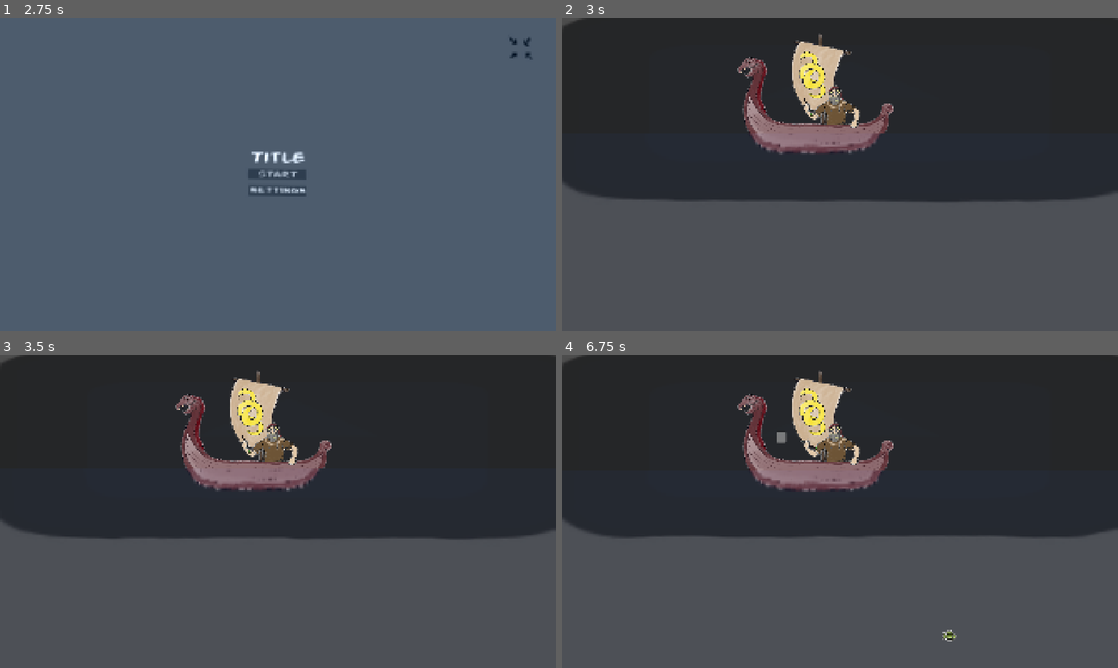
Above: before the commit, frames 1-4 (two rows, left to right).
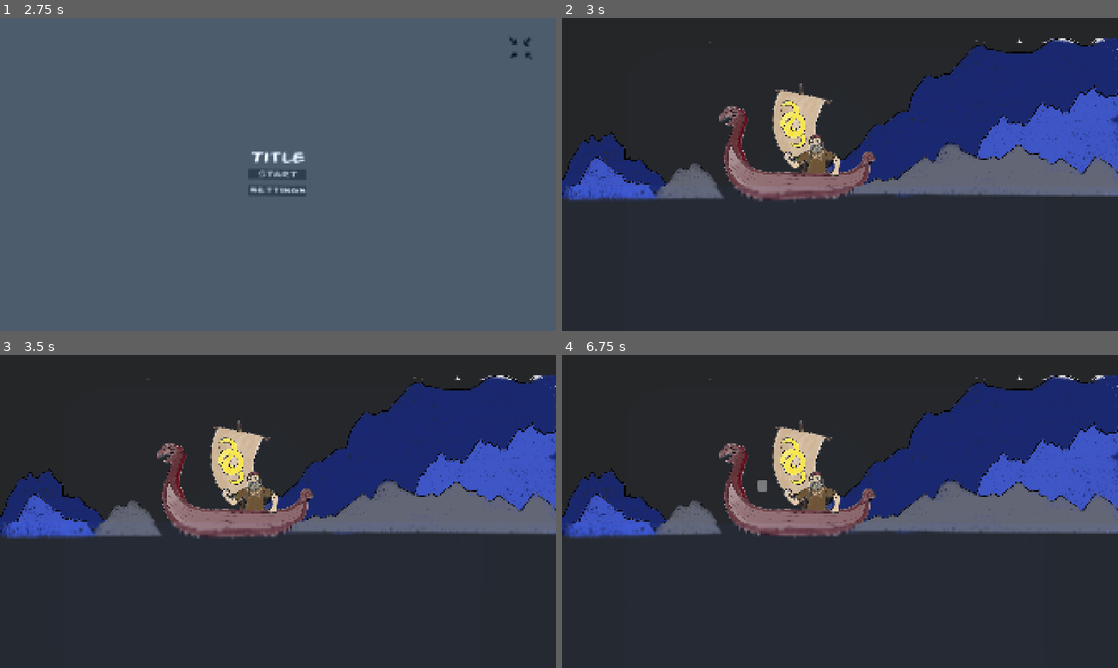
Above: after the commit, the same moments.

Repository: PARCISZEWSKI/fishinggwj
Game: Godot game, scene res://interface/main_menu.tscn
The game is run twice, just before and just after one commit, with the same random seed, the same clock (stepped at 60 frames per second) and the same inputs. The engine's default icon, where the game draws it, is replaced by a stand-in: a white triangle on a blue panel in a dark square.
Inputs (mouse positions are in pixels of both pictures, inside the frame that each line leads up to):
- Up to frame 1 (2.75 s): click "Settings" at 0.5 s; click "Back" at 1.25 s; click (522, 49) at 2 s
- Up to frame 2 (3 s): click "Start" at 2.75 s
- Up to frame 3 (3.5 s): no input
- Up to frame 4 (6.75 s): move the mouse to (962, 495) at 3.52 s; press the mouse at (962, 495) at 3.53 s; tap Enter at 4.25, 5.75 s; move the mouse to (728, 527) at 4.27 s; release the mouse at (728, 527) at 4.28 s; click (728, 527) at 4.35 s; tap Space at 5, 6.5 s; move the mouse to (895, 442) at 5.02 s; press the mouse at (895, 442) at 5.03 s; move the mouse to (812, 574) at 5.77 s; release the mouse at (812, 574) at 5.78 s; click (812, 574) at 5.85 s; move the mouse to (1006, 558) at 6.52 s; press the mouse at (1006, 558) at 6.53 s

Frame 1 is identical in both runs. In frame 2, 73% of the frame differs, in the area x 0-100%, y 0-100%; in frame 3, 73%; in frame 4, 73%.

Commit message:
Pause Menu uncommented and untested

Diff:
--- /dev/null
+++ b/interface/game_menu.gd
@@ -0,0 +1,41 @@
+extends CanvasLayer
+@onready var windowToggle: TextureButton = $TextureButton
+
+@export var mainMenu: PackedScene
+#References to audio bus indexes requiered for volume control
+@onready var masterBus: = AudioServer.get_bus_index("Master")
+@onready var sfxBus: = AudioServer.get_bus_index("Effects")
+@onready var musicBus: = AudioServer.get_bus_index("Music")
+# Called when the node enters the scene tree for the first time.
+func _ready() -> void:
+	if DisplayServer.window_get_mode() == DisplayServer.WINDOW_MODE_FULLSCREEN:
+		windowToggle.button_pressed = true
+
+# Called every frame. 'delta' is the elapsed time since the previous frame.
+func _process(delta: float) -> void:
+	if Input.is_action_just_pressed("escape"):
+		toggleMenu()
+
+func toggleMenu() -> void:
+	visible= not visible ## Flips visible status
+	get_tree().paused = not get_tree().paused #flips
+
+
+func _on_back_2_button_down() -> void:
+	get_tree().change_scene_to_packed(mainMenu)
+
+
+func _on_back_button_down() -> void:
+	toggleMenu()
+
+
+func _on_sfx_value_changed(value:float) -> void:
+	AudioServer.set_bus_volume_linear(sfxBus, value)
+
+
+func _on_music_value_changed(value:float) -> void:
+	AudioServer.set_bus_volume_linear(musicBus, value)
+
+
+func _on_master_value_changed(value:float) -> void:
+	AudioServer.set_bus_volume_linear(masterBus, value)
--- /dev/null
+++ b/interface/game_menu.tscn
@@ -0,0 +1,186 @@
+[gd_scene load_steps=13 format=3 uid="uid://dpkcayi0yivcl"]
+
+[ext_resource type="Script" uid="uid://dpei8mjm7j35r" path="res://interface/game_menu.gd" id="1_rvkir"]
+[ext_resource type="Texture2D" uid="uid://b48kcaieiyha" path="res://assets/fullscreen_icon.png" id="1_toyw5"]
+[ext_resource type="PackedScene" uid="uid://hijht0dsuvgo" path="res://interface/main_menu.tscn" id="2_jaloq"]
+[ext_resource type="Texture2D" uid="uid://cutltocyoo061" path="res://assets/Minimize_icon.png" id="2_rvkir"]
+[ext_resource type="Theme" uid="uid://cfkxwyulff85" path="res://assets/theme.tres" id="3_jaloq"]
+[ext_resource type="Shader" uid="uid://2jyk63bthwvy" path="res://assets/water_shader.gdshader" id="4_2q8wo"]
+[ext_resource type="Script" uid="uid://b1afqbou4mmu3" path="res://assets/water_shader.gd" id="5_7vy0k"]
+
+[sub_resource type="CanvasTexture" id="CanvasTexture_eb6dy"]
+
+[sub_resource type="FastNoiseLite" id="FastNoiseLite_i74xo"]
+
+[sub_resource type="NoiseTexture2D" id="NoiseTexture2D_g8y3y"]
+width = 100
+height = 100
+seamless = true
+noise = SubResource("FastNoiseLite_i74xo")
+
+[sub_resource type="ShaderMaterial" id="ShaderMaterial_trceg"]
+shader = ExtResource("4_2q8wo")
+shader_parameter/CAST_COLOR = Color(9.40054e-09, 0.0118882, 0.0363577, 0)
+shader_parameter/fast_noise = SubResource("NoiseTexture2D_g8y3y")
+shader_parameter/speed = Vector2(0.03, 0.07)
+shader_parameter/wave_strength = 2.0
+shader_parameter/scale_y = 100.0
+shader_parameter/y_zoom = 0.385543
+
+[sub_resource type="CanvasTexture" id="CanvasTexture_1elys"]
+
+[node name="gameMenu" type="CanvasLayer"]
+script = ExtResource("1_rvkir")
+mainMenu = ExtResource("2_jaloq")
+
+[node name="TextureRect" type="TextureRect" parent="."]
+modulate = Color(0.252028, 0.252028, 0.252028, 0.407843)
+offset_left = -66.0
+offset_top = -106.0
+offset_right = 2036.0
+offset_bottom = 1277.0
+texture = SubResource("CanvasTexture_eb6dy")
+
+[node name="TextureButton" type="TextureButton" parent="."]
+modulate = Color(4.09111e-07, 0.409504, 0.410161, 1)
+self_modulate = Color(0, 0.396861, 0.396861, 1)
+anchors_preset = 1
+anchor_left = 1.0
+anchor_right = 1.0
+offset_left = -166.0
+offset_top = 60.0
+offset_right = -15.9999
+offset_bottom = 210.0
+grow_horizontal = 0
+scale = Vector2(0.6, 0.6)
+toggle_mode = true
+texture_normal = ExtResource("1_toyw5")
+texture_pressed = ExtResource("2_rvkir")
+
+[node name="settings" type="VBoxContainer" parent="."]
+anchors_preset = 8
+anchor_left = 0.5
+anchor_top = 0.5
+anchor_right = 0.5
+anchor_bottom = 0.5
+offset_left = -161.0
+offset_top = -144.0
+offset_right = 162.0
+offset_bottom = 201.0
+grow_horizontal = 2
+grow_vertical = 2
+size_flags_horizontal = 4
+size_flags_vertical = 4
+theme = ExtResource("3_jaloq")
+metadata/_edit_group_ = true
+
+[node name="Label" type="Label" parent="settings"]
+layout_mode = 2
+size_flags_vertical = 3
+size_flags_stretch_ratio = 0.0
+theme_override_font_sizes/font_size = 46
+text = "Paused"
+horizontal_alignment = 1
+
+[node name="pillow1" type="Control" parent="settings"]
+layout_mode = 2
+size_flags_vertical = 3
+size_flags_stretch_ratio = 0.85
+
+[node name="Label4" type="Label" parent="settings"]
+layout_mode = 2
+size_flags_vertical = 3
+size_flags_stretch_ratio = 0.0
+text = "master"
+horizontal_alignment = 1
+
+[node name="pillow6" type="Control" parent="settings"]
+layout_mode = 2
+size_flags_vertical = 3
+size_flags_stretch_ratio = 0.3
+
+[node name="master" type="HSlider" parent="settings"]
+layout_mode = 2
+size_flags_vertical = 3
+max_value = 1.0
+step = 0.001
+value = 0.8
+
+[node name="Label2" type="Label" parent="settings"]
+layout_mode = 2
+size_flags_vertical = 3
+size_flags_stretch_ratio = 0.0
+text = "music"
+horizontal_alignment = 1
+
+[node name="pillow4" type="Control" parent="settings"]
+layout_mode = 2
+size_flags_vertical = 3
+size_flags_stretch_ratio = 0.3
+
+[node name="music" type="HSlider" parent="settings"]
+layout_mode = 2
+size_flags_vertical = 3
+max_value = 1.0
+step = 0.001
+value = 0.8
+
+[node name="pillow2" type="Control" parent="settings"]
+layout_mode = 2
+size_flags_vertical = 3
+size_flags_stretch_ratio = 0.3
+
+[node name="Label3" type="Label" parent="settings"]
+layout_mode = 2
+size_flags_vertical = 3
+size_flags_stretch_ratio = 0.0
+text = "sound"
+horizontal_alignment = 1
+
+[node name="pillow5" type="Control" parent="settings"]
+layout_mode = 2
+size_flags_vertical = 3
+size_flags_stretch_ratio = 0.3
+
+[node name="sfx" type="HSlider" parent="settings"]
+layout_mode = 2
+size_flags_vertical = 3
+max_value = 1.0
+step = 0.001
+value = 0.8
+
+[node name="pillow3" type="Control" parent="settings"]
+layout_mode = 2
+size_flags_vertical = 3
+size_flags_stretch_ratio = 0.3
+
+[node name="back" type="Button" parent="settings"]
+layout_mode = 2
+size_flags_horizontal = 4
+size_flags_vertical = 3
+text = "Resume"
+
+[node name="pillow7" type="Control" parent="settings"]
+layout_mode = 2
+size_flags_vertical = 3
+size_flags_stretch_ratio = 0.3
+
+[node name="back2" type="Button" parent="settings"]
+process_mode = 3
+layout_mode = 2
+size_flags_horizontal = 4
+size_flags_vertical = 3
+text = "Quit"
+
+[node name="waterShader" type="Sprite2D" parent="."]
+material = SubResource("ShaderMaterial_trceg")
+position = Vector2(887, 580)
+scale = Vector2(2272, 1408)
+texture = SubResource("CanvasTexture_1elys")
+script = ExtResource("5_7vy0k")
+
+[connection signal="value_changed" from="settings/master" to="." method="_on_master_value_changed"]
+[connection signal="value_changed" from="settings/music" to="." method="_on_music_value_changed"]
+[connection signal="value_changed" from="settings/sfx" to="." method="_on_sfx_value_changed"]
+[connection signal="button_down" from="settings/back" to="." method="_on_back_button_down"]
+[connection signal="button_down" from="settings/back2" to="." method="_on_back_2_button_down"]
--- a/project.godot
+++ b/project.godot
@@ -28,6 +28,7 @@
 
 window/size/viewport_width=1920
 window/size/viewport_height=1080
+window/size/mode=3
 window/stretch/mode="canvas_items"
 
 [global_group]
@@ -47,6 +48,11 @@
 "events": [Object(InputEventMouseButton,"resource_local_to_scene":false,"resource_name":"","device":-1,"window_id":0,"a …(258 unchanged characters)…
 ]
 }
+escape={
+"deadzone": 0.2,
+"events": [Object(InputEventKey,"resource_local_to_scene":false,"resource_name":"","device":-1,"window_id":0,"alt_pressed":false,"shift_pressed":false,"ctrl_pressed":false,"meta_pressed":false,"pressed":false,"keycode":0,"physical_keycode":4194305,"key_label":0,"unicode":0,"location":0,"echo":false,"script":null)
+]
+}
 
 [rendering]
 
--- /dev/null
+++ b/scenes/main.gd
@@ -0,0 +1,15 @@
+extends Node2D
+
+
+# Called when the node enters the scene tree for the first time.
+func _ready() -> void:
+	pass # Replace with function body.
+
+
+# Called every frame. 'delta' is the elapsed time since the previous frame.
+func _process(delta: float) -> void:
+	if Input.is_action_just_pressed("escape"):
+		toggleMenu()
+
+func toggleMenu() -> void:
+	pass
--- a/scenes/main.tscn
+++ b/scenes/main.tscn
@@ -1,17 +1,22 @@
-[gd_scene load_steps=11 format=3 uid="uid://b76s64dbrngm4"]
+[gd_scene load_steps=16 format=3 uid="uid://b76s64dbrngm4"]
 
+[ext_resource type="Script" uid="uid://iluebfclh7sc" path="res://scenes/main.gd" id="1_choun"]
 [ext_resource type="Texture2D" uid="uid://b6ifsx6vy7h2h" path="res://icon.svg" id="1_jyhfs"]
 [ext_resource type="PackedScene" uid="uid://kyv8vx6ntb8s" path="res://nodes/player.tscn" id="1_o5qli"]
 [ext_resource type="Shader" uid="uid://2jyk63bthwvy" path="res://assets/water_shader.gdshader" id="2_sugp2"]
 [ext_resource type="Script" uid="uid://b1afqbou4mmu3" path="res://assets/water_shader.gd" id="3_jyhfs"]
+[ext_resource type="Texture2D" uid="uid://b66hmi16km5b5" path="res://assets/mountain_back.png" id="4_85g3d"]
+[ext_resource type="Texture2D" uid="uid://bu3082hkksea1" path="res://assets/mountain_mid.png" id="5_choun"]
 [ext_resource type="PackedScene" uid="uid://3jpb3qgykne6" path="res://nodes/fish.tscn" id="5_tbgi4"]
 [ext_resource type="PackedScene" uid="uid://cqswwvxdx7x5w" path="res://components/spawn_component.tscn" id="6_tefeu"]
+[ext_resource type="Texture2D" uid="uid://cgy3sc0a4emi1" path="res://assets/mountain_front.png" id="6_ya4ey"]
+[ext_resource type="PackedScene" uid="uid://dpkcayi0yivcl" path="res://interface/game_menu.tscn" id="11_ya4ey"]
 
 [sub_resource type="FastNoiseLite" id="FastNoiseLite_i74xo"]
 
 [sub_resource type="NoiseTexture2D" id="NoiseTexture2D_g8y3y"]
-width = 500
-height = 500
+width = 100
+height = 100
 seamless = true
 noise = SubResource("FastNoiseLite_i74xo")
 
@@ -22,30 +27,47 @@
 shader_parameter/speed = Vector2(0.03, 0.07)
 shader_parameter/wave_strength = 2.0
 shader_parameter/scale_y = 100.0
-shader_parameter/y_zoom = 1.0
+shader_parameter/y_zoom = 0.239392
 
 [sub_resource type="CanvasTexture" id="CanvasTexture_1elys"]
 
 [node name="main" type="Node2D"]
+script = ExtResource("1_choun")
 
 [node name="Sprite2D" type="Sprite2D" parent="."]
 modulate = Color(1.42888e-08, 0.0245006, 0.0572112, 0.513726)
-position = Vector2(994, 270)
-scale = Vector2(15.7734, 4.46875)
+position = Vector2(948.249, 529.5)
+scale = Vector2(16.4883, 10.5391)
 texture = ExtResource("1_jyhfs")
 
+[node name="spawnComponent" parent="." instance=ExtResource("6_tefeu")]
+position = Vector2(871, 724)
+left_edge = -500
+right_edge = 500
+fishes = Array[PackedScene]([ExtResource("5_tbgi4")])
+
+[node name="MountainBack" type="Sprite2D" parent="."]
+position = Vector2(961, 608)
+texture = ExtResource("4_85g3d")
+
+[node name="MountainMid" type="Sprite2D" parent="."]
+position = Vector2(961, 608)
+texture = ExtResource("5_choun")
+
+[node name="MountainFront" type="Sprite2D" parent="."]
+position = Vector2(961, 608)
+texture = ExtResource("6_ya4ey")
+
 [node name="player" parent="." instance=ExtResource("1_o5qli")]
-position = Vector2(881, 454)
+position = Vector2(815, 622)
 
 [node name="waterShader" type="Sprite2D" parent="."]
 material = SubResource("ShaderMaterial_tbgi4")
-position = Vector2(854.5, 762.5)
-scale = Vector2(2337, 737)
+position = Vector2(854.5, 931.5)
+scale = Vector2(2337, 705)
 texture = SubResource("CanvasTexture_1elys")
 script = ExtResource("3_jyhfs")
 
-[node name="spawnComponent" parent="." instance=ExtResource("6_tefeu")]
-position = Vector2(871, 571)
-left_edge = -500
-right_edge = 500
-fishes = Array[PackedScene]([ExtResource("5_tbgi4")])
+[node name="gameMenu" parent="." instance=ExtResource("11_ya4ey")]
+process_mode = 3
+visible = false
--- a/singletons/Audio.tscn
+++ b/singletons/Audio.tscn
@@ -3,4 +3,5 @@
 [ext_resource type="Script" uid="uid://cu6rdmha5hman" path="res://singletons/Audio.gd" id="1_0agyl"]
 
 [node name="Audio" type="Node2D"]
+process_mode = 3
 script = ExtResource("1_0agyl")
Binary file added: assets/mountain_back.png
Not shown, added: assets/mountain_back.png.import
Binary file added: assets/mountain_front.png
Not shown, added: assets/mountain_front.png.import
Binary file added: assets/mountain_mid.png
Not shown, added: assets/mountain_mid.png.import
Not shown, added: interface/game_menu.gd.uid
Not shown, added: scenes/main.gd.uid
